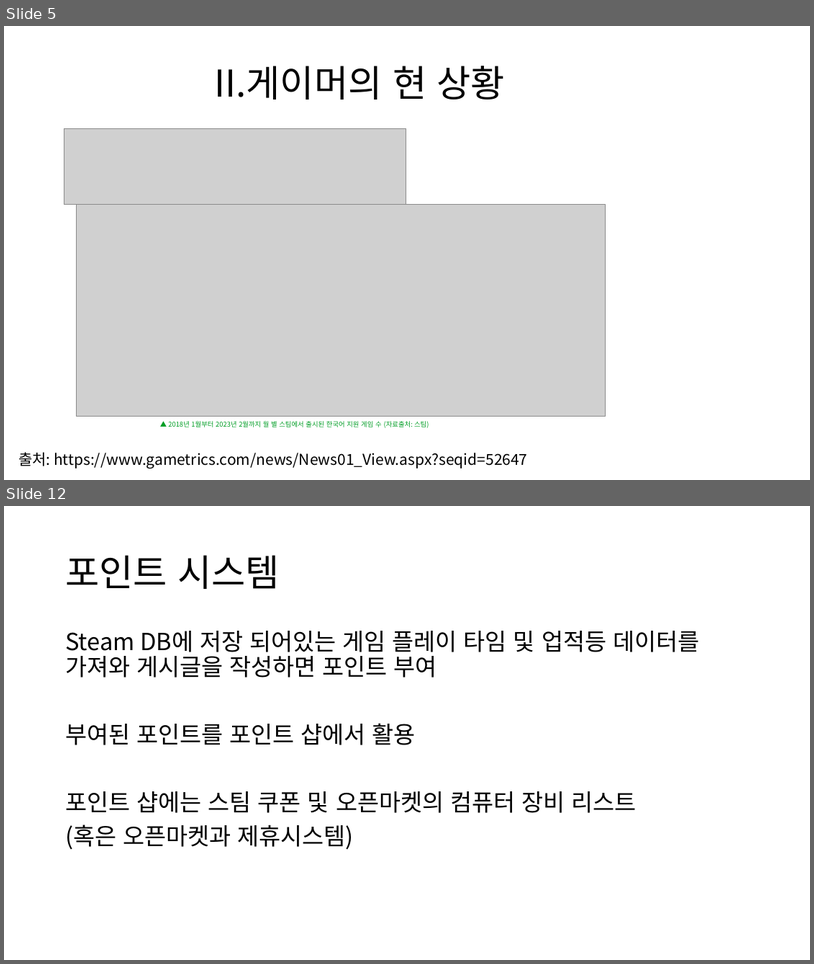
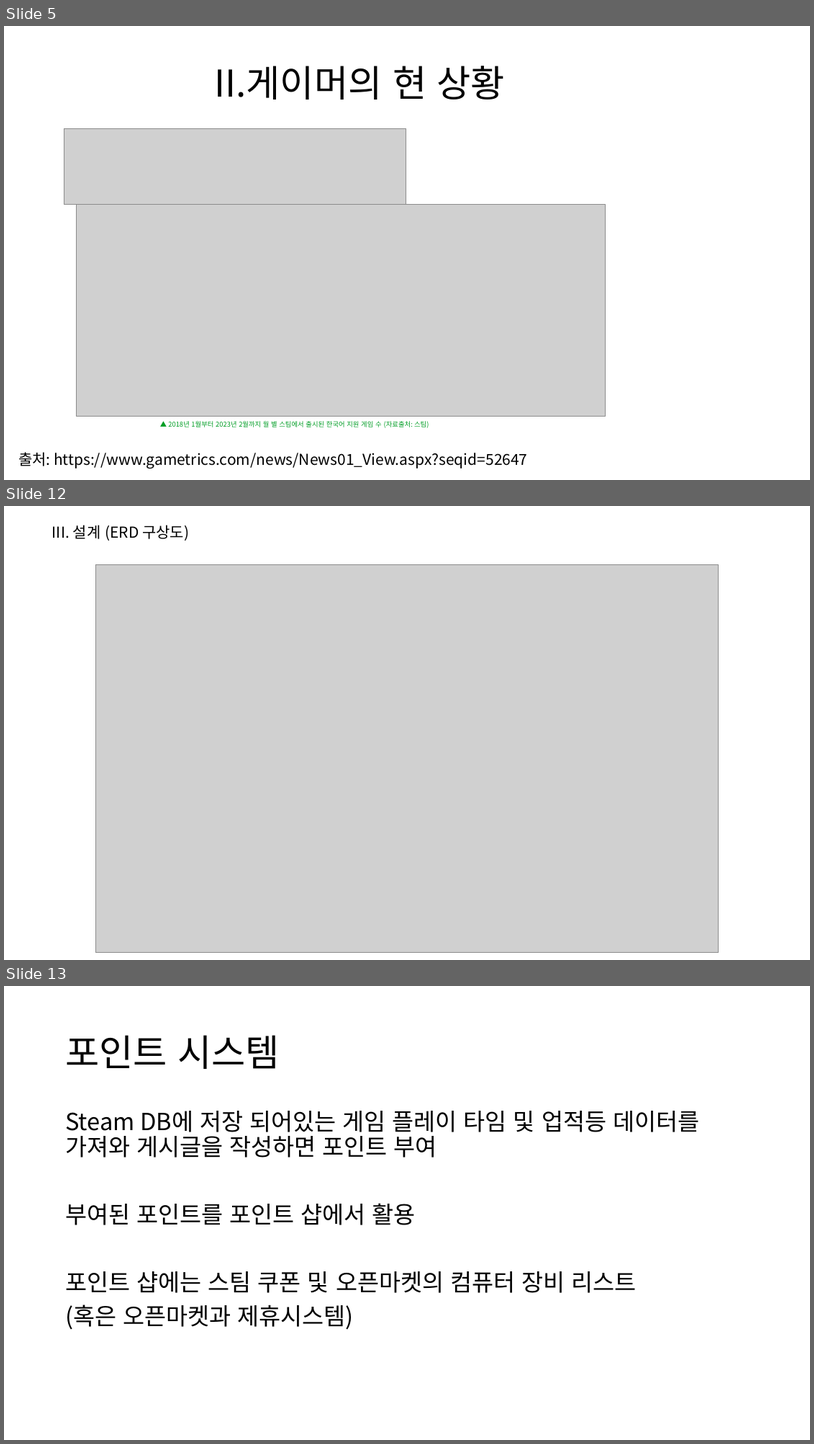
Before and after one commit to chlwlsgh777/project, a slide deck: GamSearch.pptx. Shown one above the other, each under a label of ours: slides 5 and 12 before the commit, slides 5, 12 and 13 after it; the slides between them are not shown. The pictures are 814x964 and 814x1444 pixels, drawn with LibreOffice and Linux fonts; fonts in the diff are those of the drawing; grey boxes stand for pictures. Boxes give left, top, right and bottom in pixels: in the first picture for what was removed or moved away, otherwise in the second. Text is boxed around its words. In the diff, an @@ line names an element or a change of style, - is before the commit and + after.

```diff
--- a/GamSearch.pptx
+++ b/GamSearch.pptx
@@ slide 12 added at bbox=[4, 506, 810, 960], background #FFFFFF @@
@@ text added at bbox=[52, 525, 189, 541], 18 pt, text #000000 @@
+III. 설계 (ERD 구상도)
@@ picture added at bbox=[96, 565, 719, 952] @@
@@ what was slide 12 is now slide 13 @@
```
Also in this commit, not shown: 7 slides changed.
